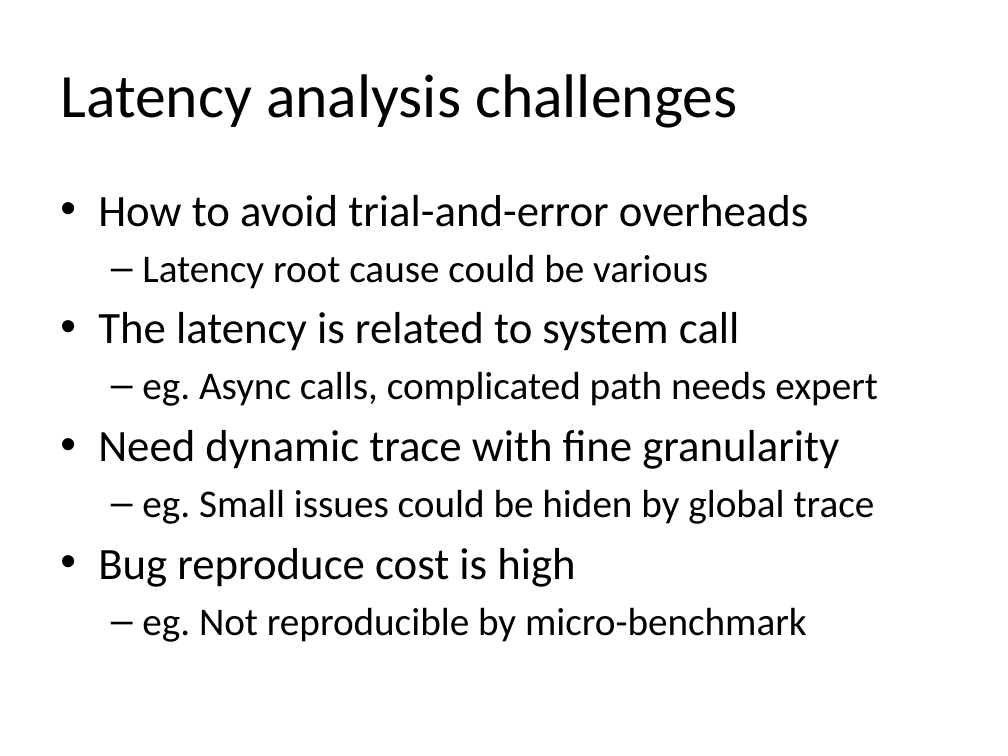
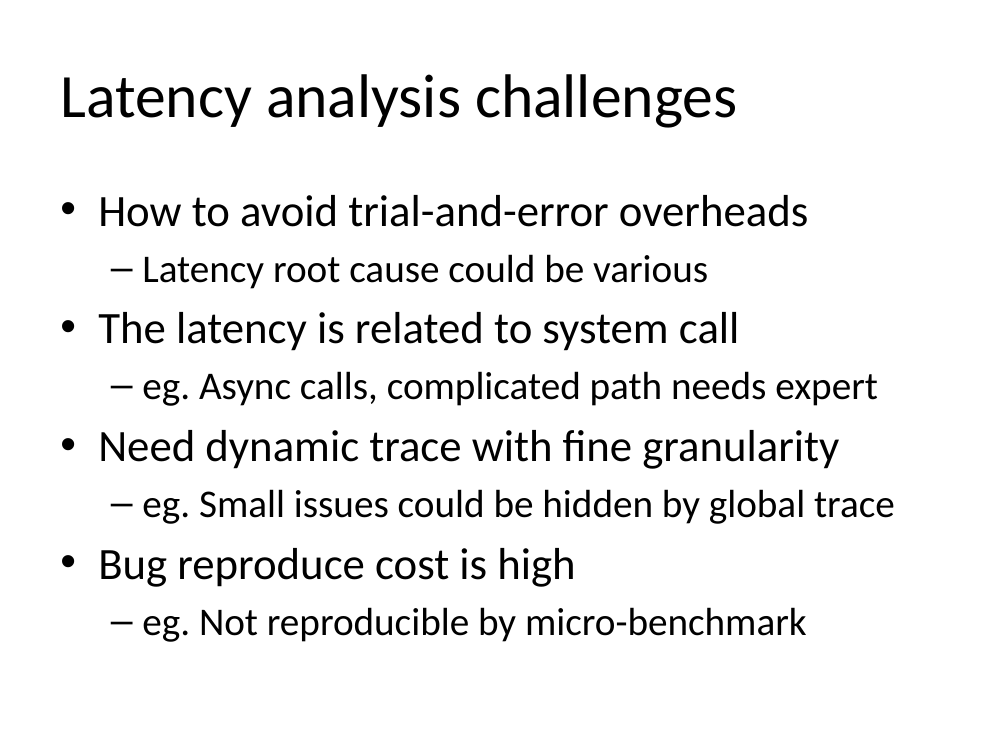
Before and after one commit to yangoliver/mydoc, a slide deck: slide 5 of slides/2016/linux_latency_breakdown.pptx. Drawn at 1008x756 pixels with LibreOffice and Linux fonts; fonts in the diff are those of the drawing. Boxes give left, top, right and bottom in pixels: in the first picture for what was removed or moved away, otherwise in the second. Text is boxed around its words. In the diff, an @@ line names an element or a change of style, - is before the commit and + after.

```diff
--- a/slides/2016/linux_latency_breakdown.pptx
+++ b/slides/2016/linux_latency_breakdown.pptx
@@ text at [142, 489, 895, 524]: text changed @@
-  – eg. Small issues could be hiden by global trace
+  – eg. Small issues could be hidden by global trace
```
Also in this commit, not shown: 9 other slides changed, 4 slides removed.
